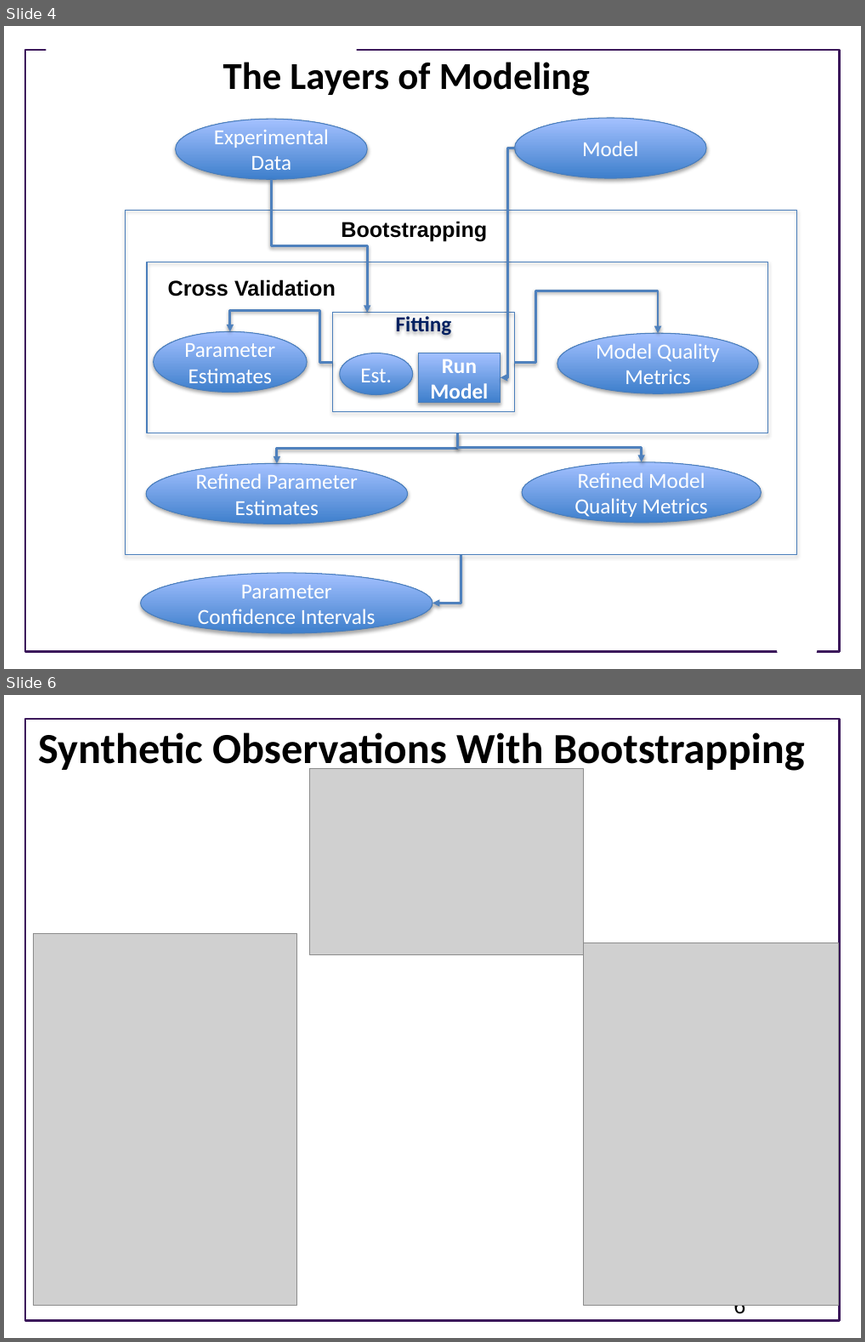
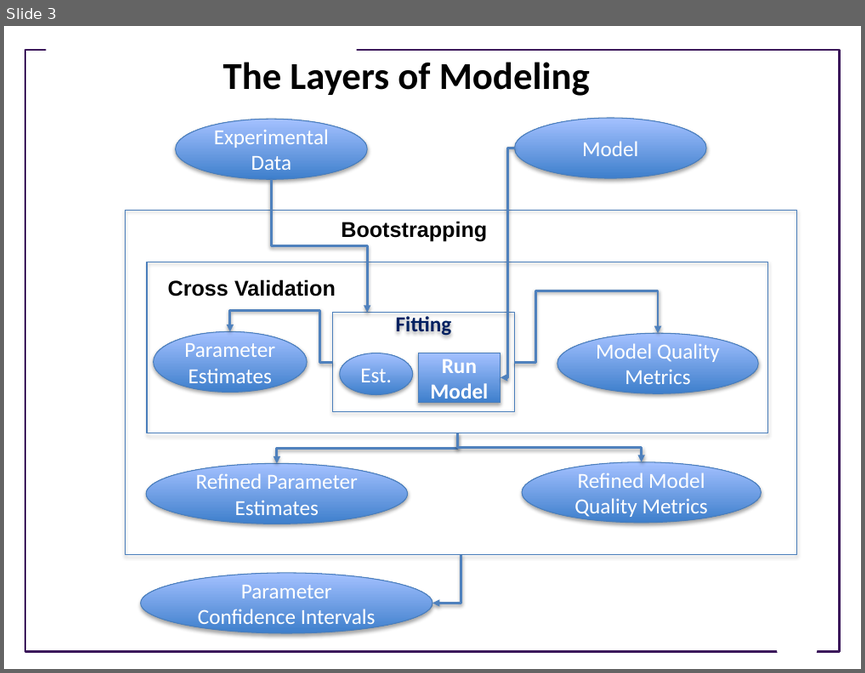
Before and after one commit to ModelEngineering/advancing-biomedical-models, a slide deck: lectures/lecture_10/Lecture_10_Cross_Validation_and_Software_Engineering.pptx. Shown one above the other, each under a label of ours: slides 4 and 6 before the commit, slide 3 after it; the slides between them are not shown. The pictures are 865x1342 and 865x673 pixels, drawn with LibreOffice and Linux fonts; fonts in the diff are those of the drawing; grey boxes stand for pictures; background and template pictures are left out. Boxes give left, top, right and bottom in pixels: in the first picture for what was removed or moved away, otherwise in the second. Text is boxed around its words. In the diff, an @@ line names an element or a change of style, - is before the commit and + after.

```diff
--- a/lectures/lecture_10/Lecture_10_Cross_Validation_and_Software_Engineering.pptx
+++ b/lectures/lecture_10/Lecture_10_Cross_Validation_and_Software_Engineering.pptx
@@ slide 6 removed at box(4, 695, 861, 1338), background #FFFFFF; not listed: 1 template element that a slide beside it also shows @@
@@ title removed at box(38, 732, 805, 773) @@
-Synthetic Observations With Bootstrapping
@@ picture removed at box(310, 769, 584, 954) @@
@@ picture removed at box(33, 933, 296, 1304) @@
@@ picture removed at box(583, 942, 838, 1305) @@
@@ page number removed at box(733, 1304, 745, 1318) @@
-6
@@ what was slide 4 is now slide 3 @@
```
Also in this commit, not shown: 4 slides changed, 5 slides added, 2 other slides removed.
